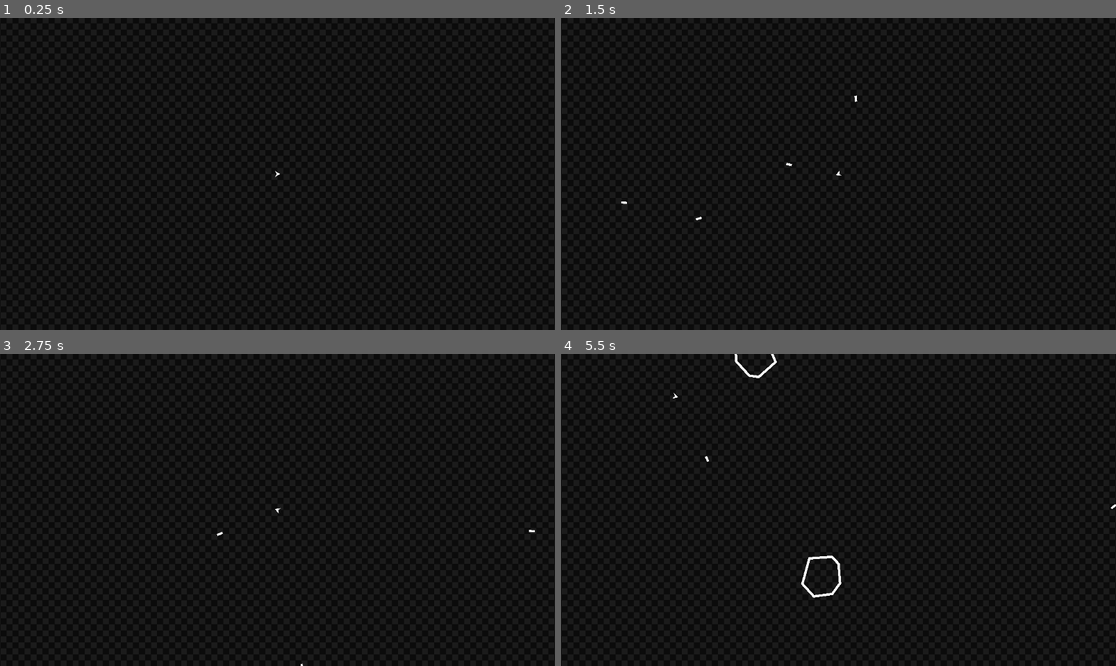
Above: before the commit, frames 1-4 (two rows, left to right).
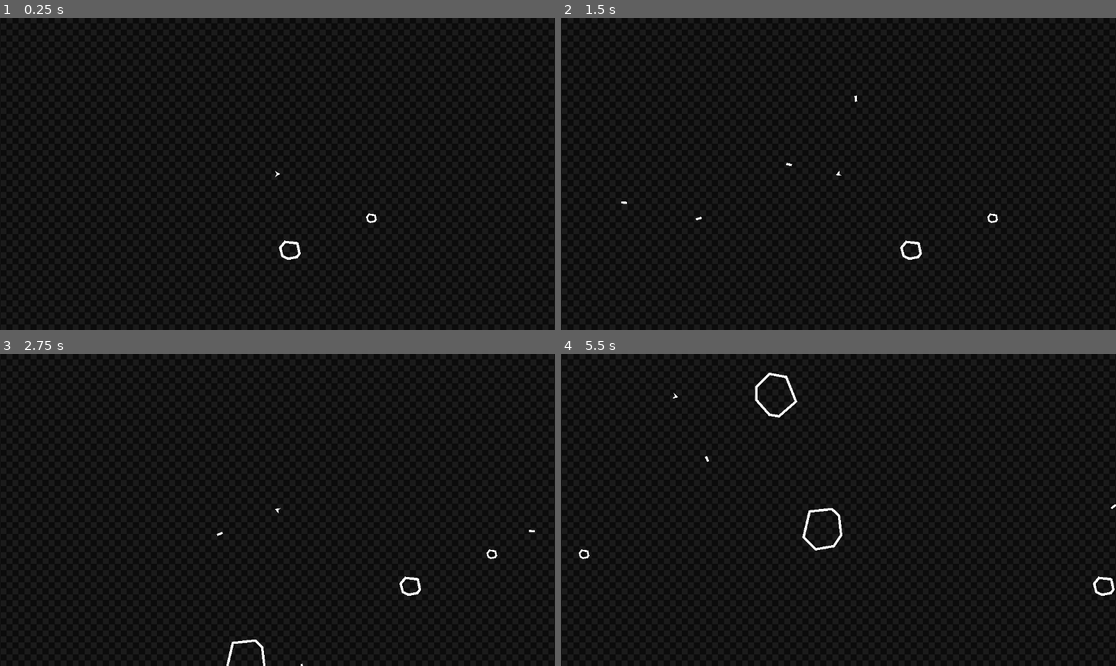
Above: after the commit, the same moments.

Repository: VI6IX/asteroidestroy
Game: Godot game, scene res://scenes/main.tscn
The game is run twice, just before and just after one commit, with the same random seed, the same clock (stepped at 60 frames per second) and the same inputs.
Inputs:
- Up to frame 1 (0.25 s): no input
- Up to frame 2 (1.5 s): hold D (pan_Right) 0.53-1.28 s; hold Space (shoot) 0.53-1.28 s; hold A (pan_Left) from 1.28 s (still down); tap Space (shoot) at 1.35 s
- Up to frame 3 (2.75 s): release A (pan_Left) at 2.03 s; hold D (pan_Right) from 2.03 s (still down); hold Space (shoot) from 2.03 s (still down)
- Up to frame 4 (5.5 s): release D (pan_Right) at 2.78 s; release Space (shoot) at 2.78 s; hold W (thrust) 2.78-3.53 s; tap Space (shoot) at 2.85, 4.35 s; hold Space (shoot) 3.53-4.28 s; hold A (pan_Left) from 3.53 s (still down); hold Space (shoot) from 5.03 s (still down)

The runs differ from the first frame. In frame 1, 0.1% of the frame differs, in the area x 50-68%, y 62-78%; in frame 2, 0.1%; in frame 3, 0.2%; in frame 4, 0.9%, in the area x 3-100%, y 0-79%.

Commit message:
feat: add medium and small asteroids

Diff:
--- a/scenes/asteroid.tscn
+++ /dev/null
@@ -1,43 +0,0 @@
-[gd_scene load_steps=4 format=3 uid="uid://c0df7pwpghk5t"]
-
-[ext_resource type="Script" uid="uid://cxli1nn0cc0o4" path="res://scripts/asteroid.gd" id="1_akfqu"]
-[ext_resource type="PackedScene" uid="uid://23cbls1yy4dw" path="res://scenes/components/component_damage.tscn" id="2_6mo6b"]
-[ext_resource type="PackedScene" uid="uid://ea2vv836t3ay" path="res://scenes/components/component_wrap.tscn" id="3_t4se3"]
-
-[node name="Asteroid" type="CharacterBody2D"]
-collision_layer = 4
-collision_mask = 0
-script = ExtResource("1_akfqu")
-
-[node name="component_damage" parent="." node_paths=PackedStringArray("parent") instance=ExtResource("2_6mo6b")]
-collision_layer = 4
-collision_mask = 10
-parent = NodePath("..")
-health = 1
-
-[node name="CollisionPolygon2D" type="CollisionPolygon2D" parent="component_damage"]
-polygon = PackedVector2Array(73, -77, -41, -89, -88, -30, -65, 49, -12, 74, 70, 55, 96, 19)
-
-[node name="Line2D" type="Line2D" parent="."]
-points = PackedVector2Array(91, 19, 70, -72, -39, -84, -83, -29, -61, 45, -12, 70, 67, 51)
-closed = true
-
-[node name="CollisionPolygon2D" type="CollisionPolygon2D" parent="."]
-position = Vector2(3, -8)
-polygon = PackedVector2Array(-68, 56, -91, -22, -44, -81, 71, -68, 92, 28, 66, 63, -15, 83)
-
-[node name="VisibleOnScreenNotifier2D" type="VisibleOnScreenNotifier2D" parent="."]
-position = Vector2(4, -11)
-rect = Rect2(-92, -78, 185, 165)
-
-[node name="component_wrap" parent="." node_paths=PackedStringArray("COMPONENT_PARENT") instance=ExtResource("3_t4se3")]
-COMPONENT_PARENT = NodePath("..")
-
-[node name="wrap_timer" type="Timer" parent="."]
-wait_time = 5.0
-one_shot = true
-autostart = true
-
-[connection signal="screen_entered" from="VisibleOnScreenNotifier2D" to="." method="_on_visible_on_screen_notifier_2d_screen_entered"]
-[connection signal="screen_exited" from="VisibleOnScreenNotifier2D" to="." method="_on_visible_on_screen_notifier_2d_screen_exited"]
-[connection signal="timeout" from="wrap_timer" to="." method="_on_wrap_timer_timeout"]
--- /dev/null
+++ b/scenes/asteroid_big.tscn
@@ -0,0 +1,37 @@
+[gd_scene load_steps=4 format=3 uid="uid://c0df7pwpghk5t"]
+
+[ext_resource type="Script" uid="uid://cxli1nn0cc0o4" path="res://scripts/asteroid.gd" id="1_e88pg"]
+[ext_resource type="PackedScene" uid="uid://23cbls1yy4dw" path="res://scenes/components/component_damage.tscn" id="2_5ah36"]
+[ext_resource type="PackedScene" uid="uid://ea2vv836t3ay" path="res://scenes/components/component_wrap.tscn" id="3_unc20"]
+
+[node name="BIG Asteroid" type="CharacterBody2D"]
+collision_layer = 4
+collision_mask = 0
+script = ExtResource("1_e88pg")
+
+[node name="component_damage" parent="." node_paths=PackedStringArray("parent") instance=ExtResource("2_5ah36")]
+collision_layer = 4
+collision_mask = 10
+parent = NodePath("..")
+health = 1
+
+[node name="CollisionPolygon2D" type="CollisionPolygon2D" parent="component_damage"]
+polygon = PackedVector2Array(73, -77, -41, -89, -88, -30, -65, 49, -12, 74, 70, 55, 96, 19)
+
+[node name="Line2D" type="Line2D" parent="."]
+points = PackedVector2Array(91, 19, 70, -72, -39, -84, -83, -29, -61, 45, -12, 70, 67, 51)
+closed = true
+
+[node name="CollisionPolygon2D" type="CollisionPolygon2D" parent="."]
+position = Vector2(3, -8)
+polygon = PackedVector2Array(-68, 56, -91, -22, -44, -81, 71, -68, 92, 28, 66, 63, -15, 83)
+
+[node name="component_wrap" parent="." node_paths=PackedStringArray("COMPONENT_PARENT") instance=ExtResource("3_unc20")]
+COMPONENT_PARENT = NodePath("..")
+
+[node name="wrap_timer" type="Timer" parent="."]
+wait_time = 5.0
+one_shot = true
+autostart = true
+
+[connection signal="timeout" from="wrap_timer" to="." method="_on_wrap_timer_timeout"]
--- /dev/null
+++ b/scenes/asteroid_medium.tscn
@@ -0,0 +1,39 @@
+[gd_scene load_steps=4 format=3 uid="uid://b04q4t20kmm12"]
+
+[ext_resource type="Script" uid="uid://cxli1nn0cc0o4" path="res://scripts/asteroid.gd" id="1_pofgt"]
+[ext_resource type="PackedScene" uid="uid://23cbls1yy4dw" path="res://scenes/components/component_damage.tscn" id="2_vv68d"]
+[ext_resource type="PackedScene" uid="uid://ea2vv836t3ay" path="res://scenes/components/component_wrap.tscn" id="3_si1u6"]
+
+[node name="MEDIUM Asteroid" type="CharacterBody2D"]
+collision_layer = 4
+collision_mask = 0
+script = ExtResource("1_pofgt")
+
+[node name="component_damage" parent="." node_paths=PackedStringArray("parent") instance=ExtResource("2_vv68d")]
+collision_layer = 4
+collision_mask = 10
+parent = NodePath("..")
+health = 1
+
+[node name="CollisionPolygon2D" type="CollisionPolygon2D" parent="component_damage"]
+scale = Vector2(0.5, 0.5)
+polygon = PackedVector2Array(76, -74, -38, -88, -84, -32, -64, 46, -10, 72, 68, 56, 96, 22)
+
+[node name="Line2D" type="Line2D" parent="."]
+points = PackedVector2Array(43, 10, 34, -33, -17, -39, -37, -15, -28, 20, -4, 31, 32, 24)
+closed = true
+
+[node name="CollisionPolygon2D" type="CollisionPolygon2D" parent="."]
+position = Vector2(3, -4)
+scale = Vector2(0.5, 0.5)
+polygon = PackedVector2Array(-70, 54, -90, -24, -44, -80, 70, -66, 90, 30, 66, 63, -16, 80)
+
+[node name="component_wrap" parent="." node_paths=PackedStringArray("COMPONENT_PARENT") instance=ExtResource("3_si1u6")]
+COMPONENT_PARENT = NodePath("..")
+
+[node name="wrap_timer" type="Timer" parent="."]
+wait_time = 5.0
+one_shot = true
+autostart = true
+
+[connection signal="timeout" from="wrap_timer" to="." method="_on_wrap_timer_timeout"]
--- /dev/null
+++ b/scenes/asteroid_small.tscn
@@ -0,0 +1,40 @@
+[gd_scene load_steps=4 format=3 uid="uid://l5loutid46i1"]
+
+[ext_resource type="Script" uid="uid://cxli1nn0cc0o4" path="res://scripts/asteroid.gd" id="1_x7wxb"]
+[ext_resource type="PackedScene" uid="uid://23cbls1yy4dw" path="res://scenes/components/component_damage.tscn" id="2_qo6y1"]
+[ext_resource type="PackedScene" uid="uid://ea2vv836t3ay" path="res://scenes/components/component_wrap.tscn" id="3_kci4s"]
+
+[node name="SMALL Asteroid" type="CharacterBody2D"]
+collision_layer = 4
+collision_mask = 0
+script = ExtResource("1_x7wxb")
+
+[node name="component_damage" parent="." node_paths=PackedStringArray("parent") instance=ExtResource("2_qo6y1")]
+collision_layer = 4
+collision_mask = 10
+parent = NodePath("..")
+health = 1
+
+[node name="CollisionPolygon2D" type="CollisionPolygon2D" parent="component_damage"]
+scale = Vector2(0.25, 0.25)
+polygon = PackedVector2Array(76, -74, -38, -88, -84, -32, -64, 46, -10, 72, 68, 56, 96, 22)
+
+[node name="Line2D" type="Line2D" parent="."]
+points = PackedVector2Array(20, 4, 16, -15, -8, -18, -17, -7, -13, 9, -2, 14, 15, 10)
+closed = true
+width = 7.0
+
+[node name="CollisionPolygon2D" type="CollisionPolygon2D" parent="."]
+position = Vector2(1, -2)
+scale = Vector2(0.25, 0.25)
+polygon = PackedVector2Array(-70, 54, -88, -24, -44, -80, 72, -64, 92, 28, 66, 63, -16, 80)
+
+[node name="component_wrap" parent="." node_paths=PackedStringArray("COMPONENT_PARENT") instance=ExtResource("3_kci4s")]
+COMPONENT_PARENT = NodePath("..")
+
+[node name="wrap_timer" type="Timer" parent="."]
+wait_time = 5.0
+one_shot = true
+autostart = true
+
+[connection signal="timeout" from="wrap_timer" to="." method="_on_wrap_timer_timeout"]
--- a/scenes/asteroid_spawner.tscn
+++ b/scenes/asteroid_spawner.tscn
@@ -22,14 +22,14 @@
 autostart = true
 
 [node name="SpawnPath" type="Path2D" parent="."]
-scale = Vector2(0.042, 0.039)
+scale = Vector2(0.124, 0.116)
 curve = SubResource("Curve2D_l5w2k")
 
 [node name="SpawnLocation" type="PathFollow2D" parent="SpawnPath"]
 position = Vector2(-1260, -739)
 
 [node name="TargetPath" type="Path2D" parent="."]
-scale = Vector2(0.042, 0.039)
+scale = Vector2(0.124, 0.116)
 curve = SubResource("Curve2D_yafkd")
 
 [node name="TargetPosition" type="PathFollow2D" parent="TargetPath"]
--- a/scenes/main.tscn
+++ b/scenes/main.tscn
@@ -1,9 +1,11 @@
-[gd_scene load_steps=5 format=3 uid="uid://d3ywxnuywqkas"]
+[gd_scene load_steps=7 format=3 uid="uid://d3ywxnuywqkas"]
 
 [ext_resource type="Texture2D" uid="uid://bwjh8jchtqmkd" path="res://sprites/Checkers.jpg" id="1_sugp2"]
 [ext_resource type="PackedScene" uid="uid://da4a51vt5oopy" path="res://scenes/player.tscn" id="2_0wfyh"]
 [ext_resource type="PackedScene" uid="uid://cobe1su6w6kvs" path="res://scenes/asteroid_spawner.tscn" id="3_sugp2"]
 [ext_resource type="PackedScene" uid="uid://duy3hthtus1e" path="res://scenes/player_respawner.tscn" id="4_jyhfs"]
+[ext_resource type="PackedScene" uid="uid://b04q4t20kmm12" path="res://scenes/asteroid_medium.tscn" id="5_tbgi4"]
+[ext_resource type="PackedScene" uid="uid://l5loutid46i1" path="res://scenes/asteroid_small.tscn" id="6_tefeu"]
 
 [node name="Main" type="Node2D"]
 
@@ -24,3 +26,9 @@
 
 [node name="Player Respawner" parent="." node_paths=PackedStringArray("player") instance=ExtResource("4_jyhfs")]
 player = NodePath("../Player")
+
+[node name="MEDIUM Asteroid" parent="." instance=ExtResource("5_tbgi4")]
+position = Vector2(0, 321)
+
+[node name="MEDIUM Asteroid2" parent="." instance=ExtResource("6_tefeu")]
+position = Vector2(340, 186)
--- a/scripts/asteroid.gd
+++ b/scripts/asteroid.gd
@@ -9,12 +9,10 @@
 
 func _ready() -> void:
 	COMPONENT_WRAP.can_wrap = false;
-	print(str(COMPONENT_WRAP.can_wrap));
 
-func _process(delta: float) -> void:
-	if velocity.length() < MAX_SPEED:
-		velocity += transform.x * SPEED * delta;
-	else:
+func _process(_delta: float) -> void:
+	velocity += transform.x * SPEED;
+	if velocity.length() >= MAX_SPEED:
 		velocity = velocity.limit_length(MAX_SPEED);
 	move_and_slide();
 
--- a/scripts/asteroid_spawner.gd
+++ b/scripts/asteroid_spawner.gd
@@ -1,7 +1,7 @@
 extends Node2D
 
 @onready var PLAYER := $"../Player"
-@onready var ASTEROID := preload("res://scenes/asteroid.tscn");
+@onready var ASTEROID := preload("res://scenes/asteroid_big.tscn");
 @onready var SPAWN_LOCATION := $SpawnPath/SpawnLocation
 @onready var TARGET_POSITION := $TargetPath/TargetPosition
 @onready var TIMER : Timer = $Timer;
